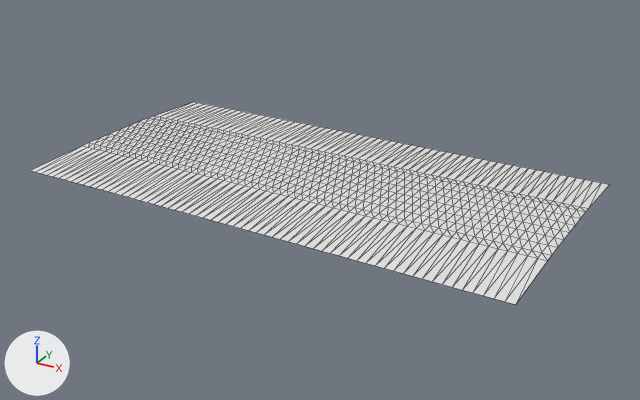
An edit to the glTF model public/assets/gen4/models/track-01.glb, drawn before and after from the same camera.
Before and after are seen from a camera (50 mm lens) standing at (141.0, -84.3, 39.8) and looking at (94.0, 1.1, -2.9). Lighting does not change. The marker at lower left points along +X, +Y and +Z. The first picture is the older version. Mesh edges are drawn as thin lines. Vertices at exactly the same position are counted once.

In view in the first picture: 'track-01'.
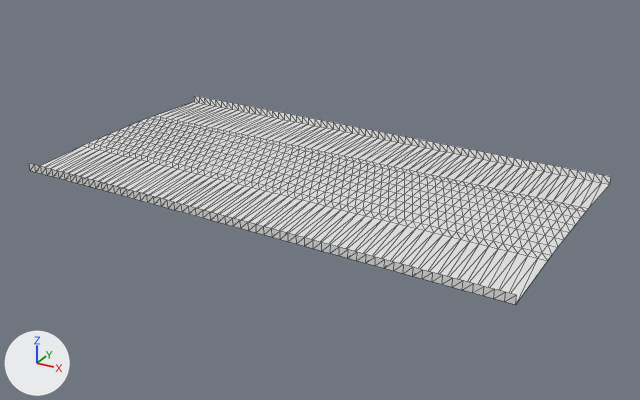
Boxes (x1, y1, x2, y2) around the edits, measured in the pictures (640 x 400 px):
'track-01', reshaped: before (30, 102, 610, 305); after (29, 96, 611, 305)
part 1 of me_track_01, added: after (29, 96, 611, 305)

Diff of the bpy script that builds the scene:
```diff
--- a/public/assets/gen4/models/track-01.glb.py
+++ b/public/assets/gen4/models/track-01.glb.py
@@ me_track_01 @@
 # used by ob_track_01; location = (0.0, 0.0, 0.0)
-me_track_01.from_pydata(...)  # 693 vertices, 1240 faces; spans x 61.4..124.4, y -15.6..19.5, z -0.5..0.0
+me_track_01.from_pydata(...)  # 819 vertices, 1488 faces; spans x 61.4..124.4, y -15.6..19.5, z -0.5..0.5
+# me_track_01 part 1
+# 126 new vertices lie (0.0, 0.0, 1.0) away from vertices in x 61.4..124.4, y -15.6..19.5, z -0.5
+# 248 new faces join them
```
